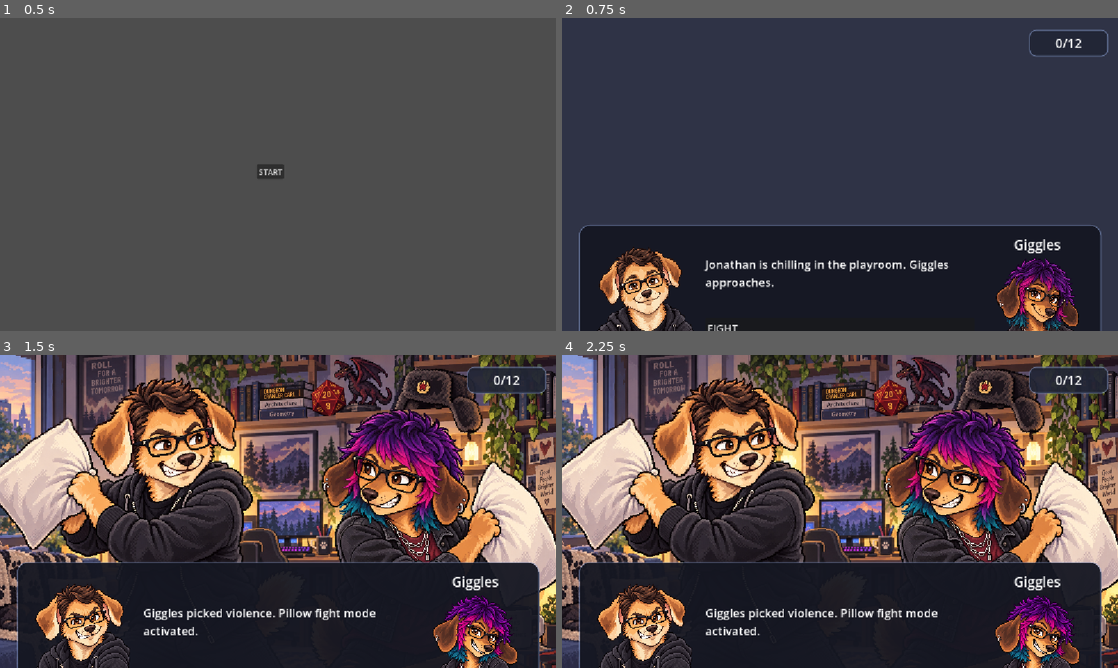
Above: before the commit, frames 1-4 (two rows, left to right).
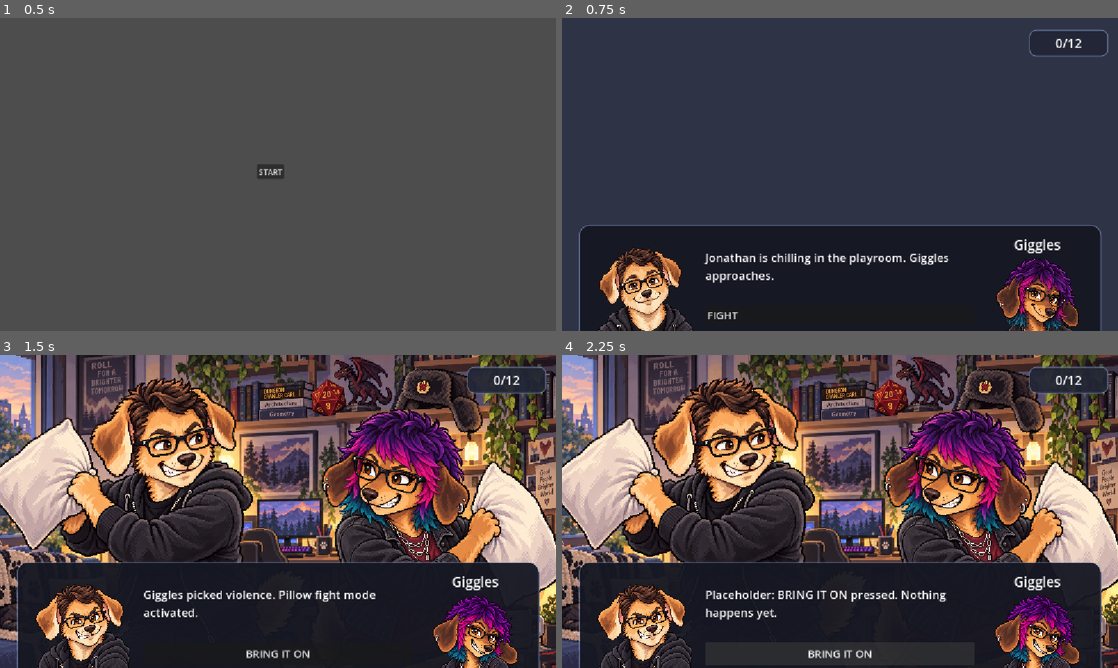
Above: after the commit, the same moments.

Repository: kaktysshmanchik/jonathan-game
Game: Godot game, scene res://scenes/main_menu.tscn
The game is run twice, just before and just after one commit, with the same random seed, the same clock (stepped at 60 frames per second) and the same inputs.
Inputs (mouse positions are in pixels of both pictures, inside the frame that each line leads up to):
- Up to frame 1 (0.5 s): no input
- Up to frame 2 (0.75 s): click "START" at 0.5 s
- Up to frame 3 (1.5 s): click "FIGHT" at 1.25 s
- Up to frame 4 (2.25 s): click (840, 652) at 2 s, where only the run after the commit has a clickable "BRING IT ON"

Frame 1 is identical in both runs. In frame 2, 1.8% of the frame differs, in the area x 25-70%, y 75-100%; in frame 3, 1.7%; in frame 4, 1.7%.

Commit message:
Trying to fix fight and win

Diff:
--- a/scenes/playroom.tscn
+++ b/scenes/playroom.tscn
@@ -76,7 +76,8 @@
 vertical_alignment = 1
 
 [node name="DialoguePanel" type="PanelContainer" parent="." unique_id=845505197]
-layout_mode = 0
+layout_mode = 1
+anchors_preset = -1
 anchor_left = 0.03
 anchor_top = 0.66
 anchor_right = 0.97
@@ -112,7 +113,7 @@
 custom_minimum_size = Vector2(0, 130)
 layout_mode = 2
 size_flags_horizontal = 3
-size_flags_vertical = 3
+size_flags_vertical = 1
 theme_override_font_sizes/font_size = 24
 text = "Placeholder dialogue goes here."
 vertical_alignment = 1
